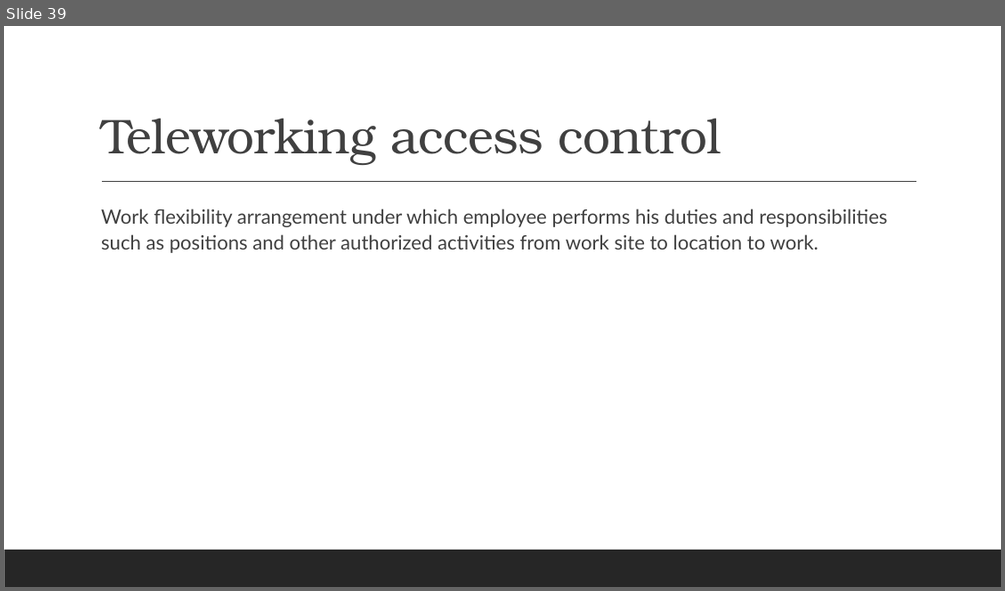
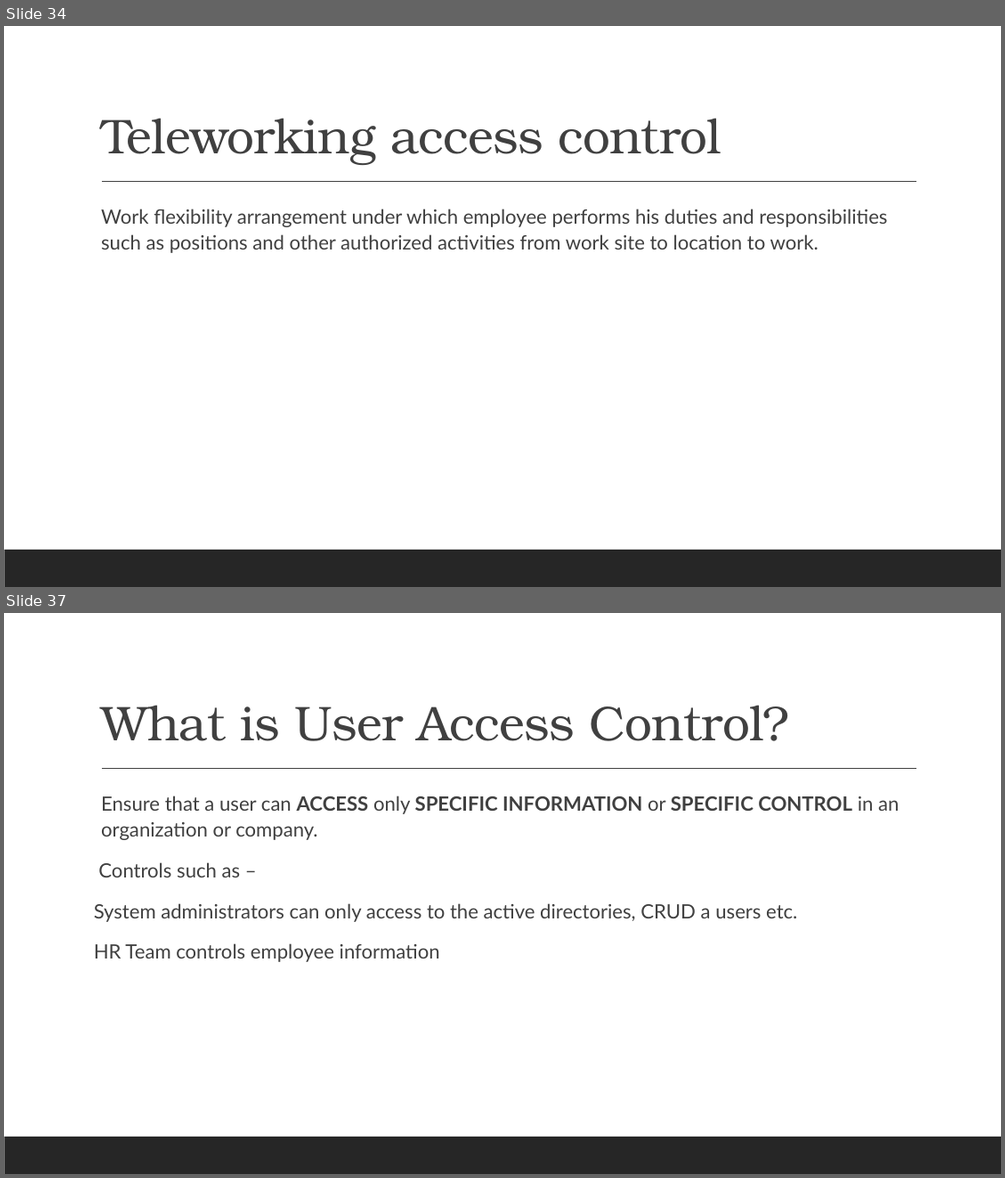
Before and after one commit to ronnie-1947/access-control-ppt, a slide deck: Access Control.pptx. Shown one above the other, each under a label of ours: slide 39 before the commit, slides 34 and 37 after it; the slides between them are not shown. The pictures are 1005x591 and 1005x1178 pixels, drawn with LibreOffice and Linux fonts; fonts in the diff are those of the drawing. Boxes give left, top, right and bottom in pixels: in the first picture for what was removed or moved away, otherwise in the second. Text is boxed around its words. In the diff, an @@ line names an element or a change of style, - is before the commit and + after.

Commit message:
User access control and Dwitys changes executed

```diff
--- a/Access Control.pptx
+++ b/Access Control.pptx
@@ slide 37 added at box(4, 613, 1001, 1174), background #FFFFFF; not listed: 2 template elements that a slide beside it also shows @@
@@ title added at box(101, 705, 790, 741), 47 pt, text #404040 @@
+What is User Access Control?
@@ text added at box(94, 795, 898, 962), 19 pt, text #404040 @@
+  Ensure that a user can ACCESS only SPECIFIC INFORMATION or SPECIFIC CONTROL in an organization or company.
+Controls such as –
+System administrators can only access to the active directories, CRUD a users etc.
+HR Team controls employee information
@@ what was slide 39 is now slide 34 @@
```
Also in this commit, not shown: 8 slides changed, 8 other slides added, 5 slides removed.
